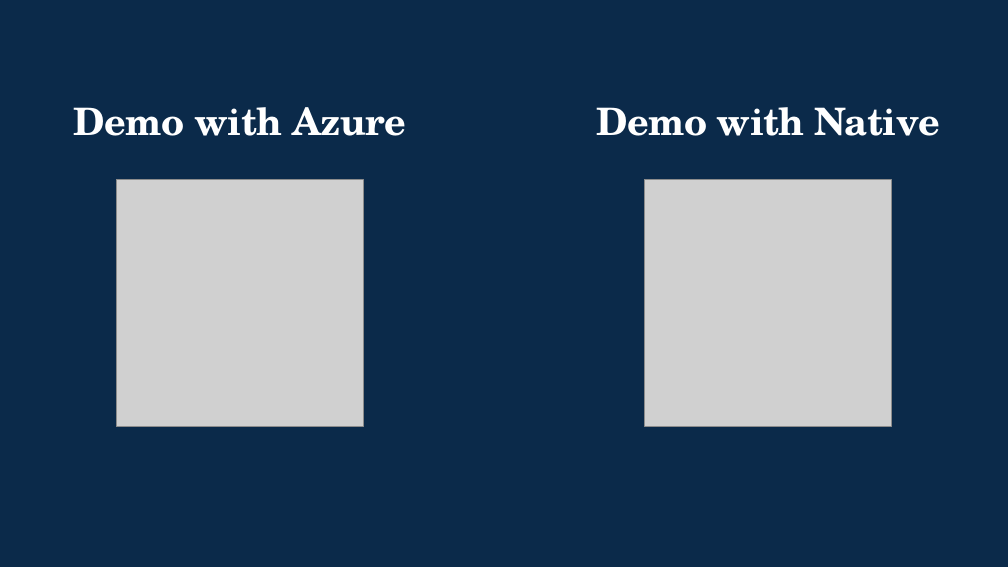
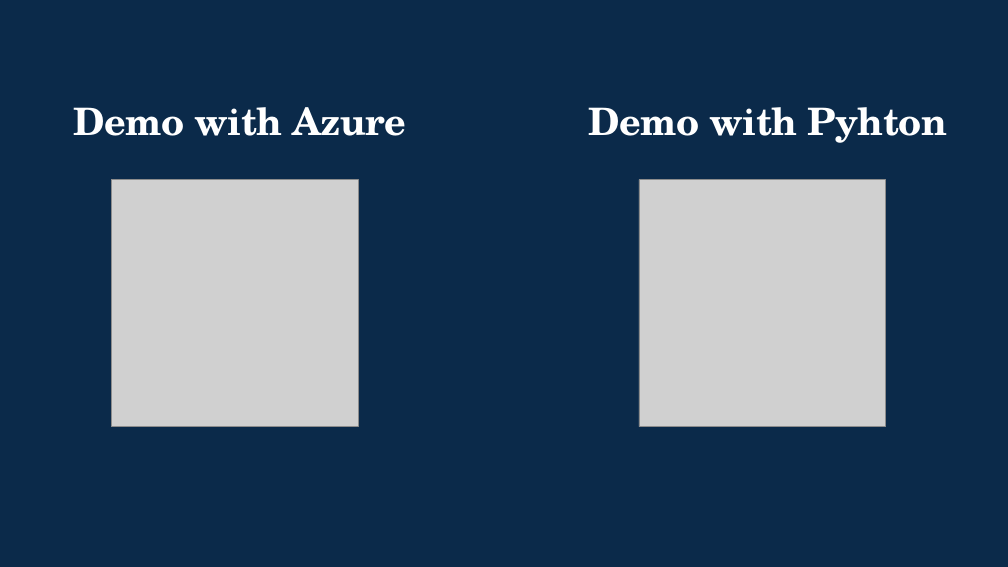
Before and after one commit to ulvibashir/TTS-system-for-Azerbaijani-language, a slide deck: slide 16 of 04_Result/presentation.pptx. Drawn at 1008x567 pixels with LibreOffice and Linux fonts; fonts in the diff are those of the drawing; grey boxes stand for pictures. Boxes give left, top, right and bottom in pixels: in the first picture for what was removed or moved away, otherwise in the second. Text is boxed around its words. In the diff, an @@ line names an element or a change of style, - is before the commit and + after.

```diff
--- a/04_Result/presentation.pptx
+++ b/04_Result/presentation.pptx
@@ text at box(589, 107, 947, 143): text changed @@
-Demo with Native
+Demo with Pyhton
@@ picture: place and size @@
-picture at box(116, 179, 363, 426)
+picture at box(111, 179, 358, 426)
@@ picture: place and size @@
-picture at box(645, 179, 892, 426)
+picture at box(639, 179, 886, 426)
```
Also in this commit, not shown: 7 other slides changed.
